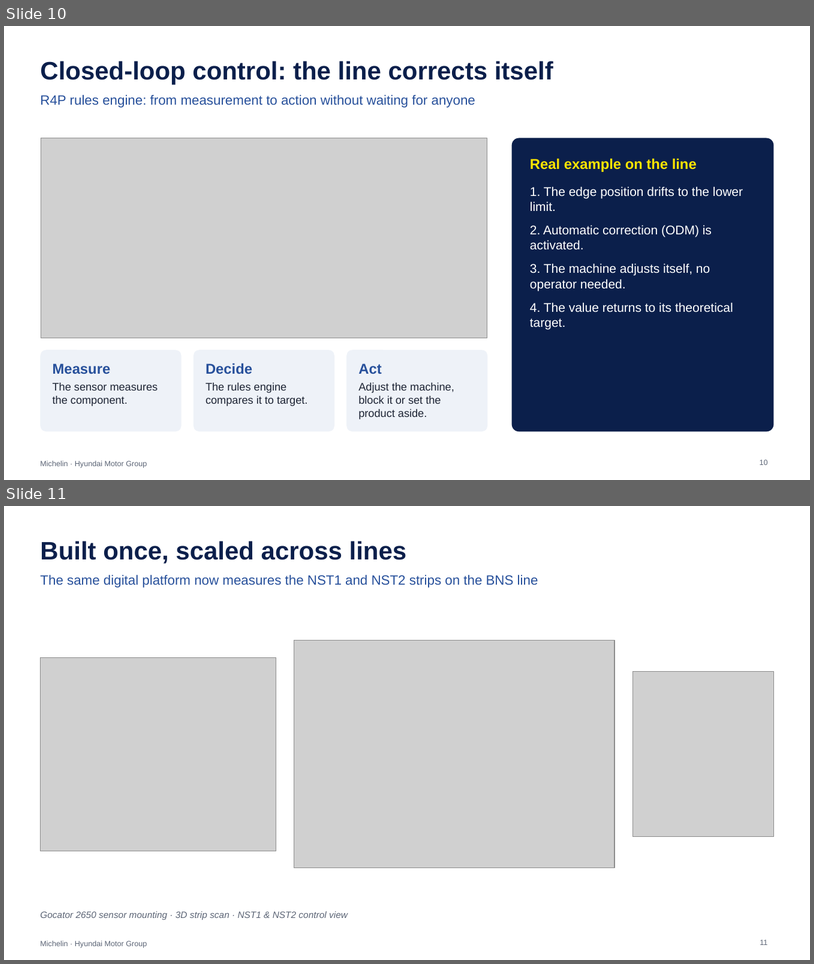
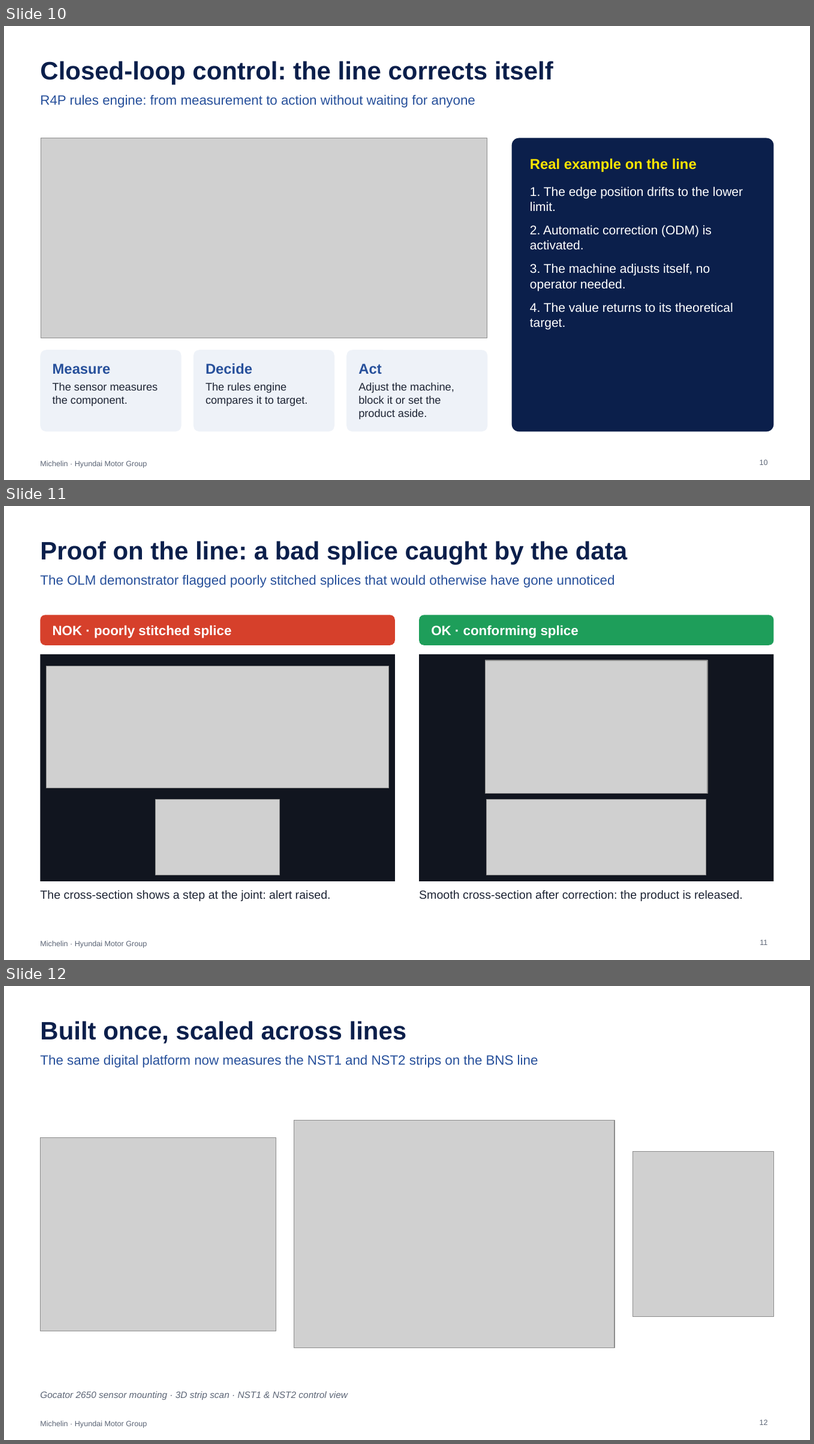
Before and after one commit to Asierenux/blank-app, a slide deck: presentaciones/Michelin_Hyundai_Digital_Manufacturing_EN.pptx. Shown one above the other, each under a label of ours: slides 10 and 11 before the commit, slides 10, 11 and 12 after it. The pictures are 814x964 and 814x1444 pixels, drawn with LibreOffice and Linux fonts; fonts in the diff are those of the drawing; grey boxes stand for pictures; background and template pictures are left out. Boxes give left, top, right and bottom in pixels: in the first picture for what was removed or moved away, otherwise in the second. Text is boxed around its words. In the diff, an @@ line names an element or a change of style, - is before the commit and + after.

```diff
--- a/presentaciones/Michelin_Hyundai_Digital_Manufacturing_EN.pptx
+++ b/presentaciones/Michelin_Hyundai_Digital_Manufacturing_EN.pptx
@@ slide 11 added at box(4, 506, 810, 960), background #FFFFFF; not listed: 1 template element that a slide beside it also shows @@
@@ title added at box(40, 541, 627, 565), 30 pt, text #0B1F4B, bold @@
+Proof on the line: a bad splice caught by the data
@@ text added at box(40, 574, 615, 588), 16 pt, text #27509B @@
+The OLM demonstrator flagged poorly stitched splices that would otherwise have gone unnoticed
@@ rounded rectangle added at box(40, 615, 395, 645), fill #D6402B @@
@@ text added at box(53, 625, 231, 638), 16 pt, text #FFFFFF, bold @@
+NOK · poorly stitched splice
@@ rounded rectangle added at box(420, 615, 775, 645), fill #1E9E5A @@
@@ text added at box(431, 625, 579, 638), 16 pt, text #FFFFFF, bold @@
+OK · conforming splice
@@ rectangle added at box(40, 654, 395, 881), fill #11151F @@
@@ picture added at box(47, 666, 389, 788) @@
@@ rectangle added at box(420, 654, 775, 881), fill #11151F @@
@@ picture added at box(486, 660, 708, 793) @@
@@ picture added at box(156, 799, 280, 875) @@
@@ picture added at box(488, 799, 707, 875) @@
@@ text added at box(40, 889, 331, 901), 14 pt, text #1C2333 @@
+The cross-section shows a step at the joint: alert raised.
@@ text added at box(419, 889, 743, 901), 14 pt, text #1C2333 @@
+Smooth cross-section after correction: the product is released.
@@ page number added at box(760, 939, 768, 945), 9 pt, text #5B6475 @@
+11
@@ what was slide 11 is now slide 12 @@
@@ page number at box(760, 1419, 768, 1425): text changed @@
-11
+12
```
Also in this commit, not shown: 1 slide changed.
